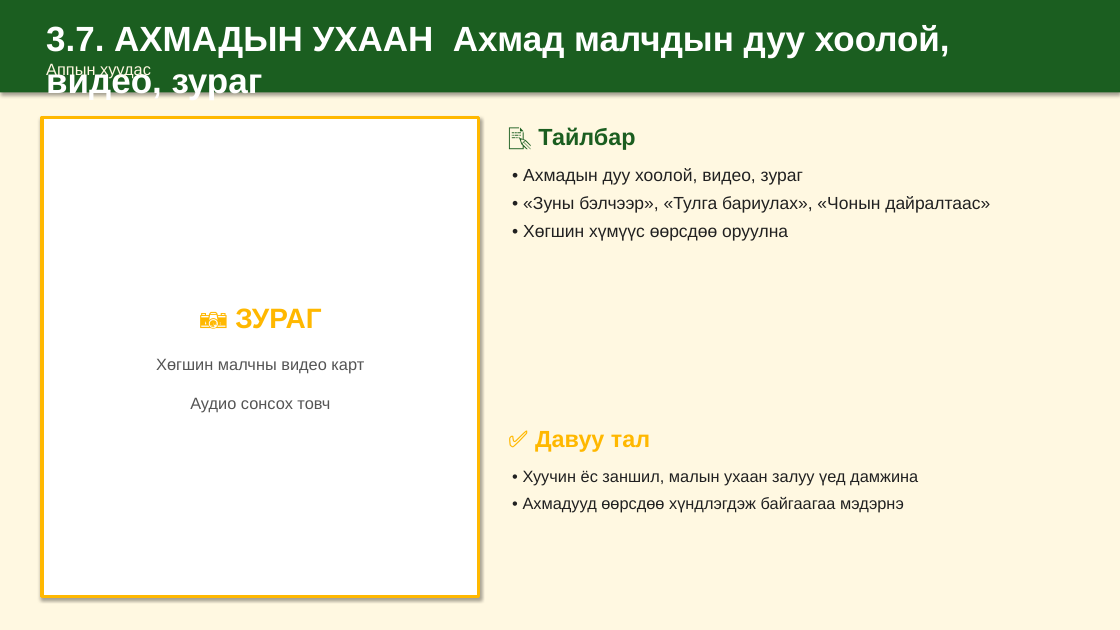
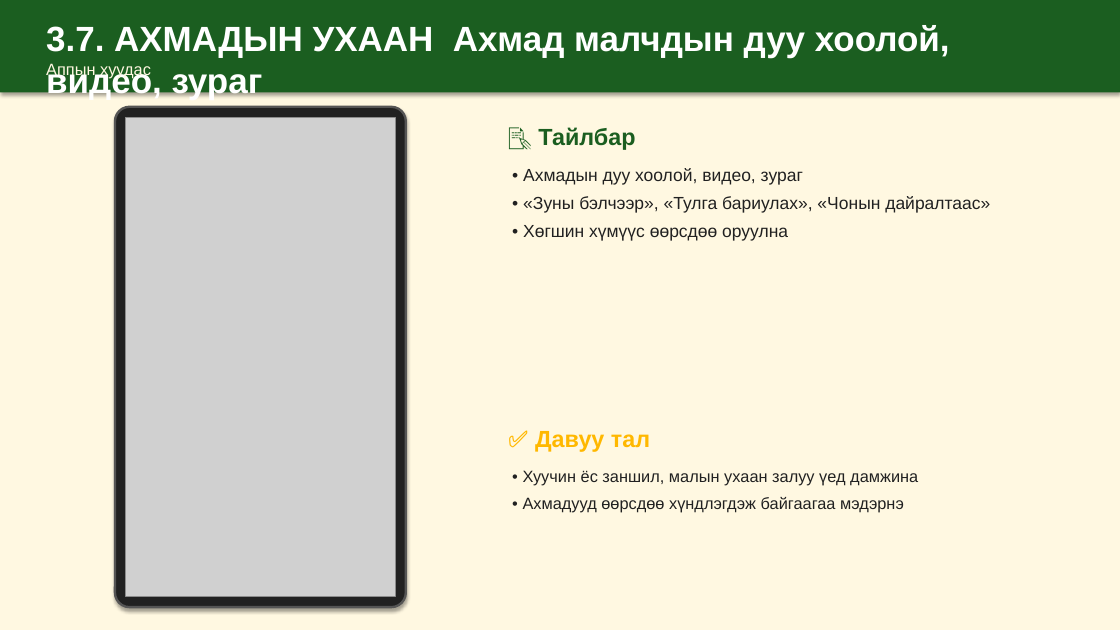
Before and after one commit to mendsaikhanch-stack/malchin-app, a slide deck: slide 10 of docs/bag-darga-tanilsuulga.pptx. Drawn at 1120x630 pixels with LibreOffice and Linux fonts; fonts in the diff are those of the drawing; grey boxes stand for pictures. Boxes give left, top, right and bottom in pixels: in the first picture for what was removed or moved away, otherwise in the second. Text is boxed around its words. In the diff, an @@ line names an element or a change of style, - is before the commit and + after.

```diff
--- a/docs/bag-darga-tanilsuulga.pptx
+++ b/docs/bag-darga-tanilsuulga.pptx
@@ rectangle removed at [42,118,479,597] @@
-📷 ЗУРАГ
-Хөгшин малчны видео карт
-Аудио сонсох товч
@@ rounded rectangle added at [115,107,406,607], fill #212121, outline #555555 2 pt @@
@@ picture added at [126,118,396,597] @@
```
Also in this commit, not shown: 12 other slides changed, 16 other files.
